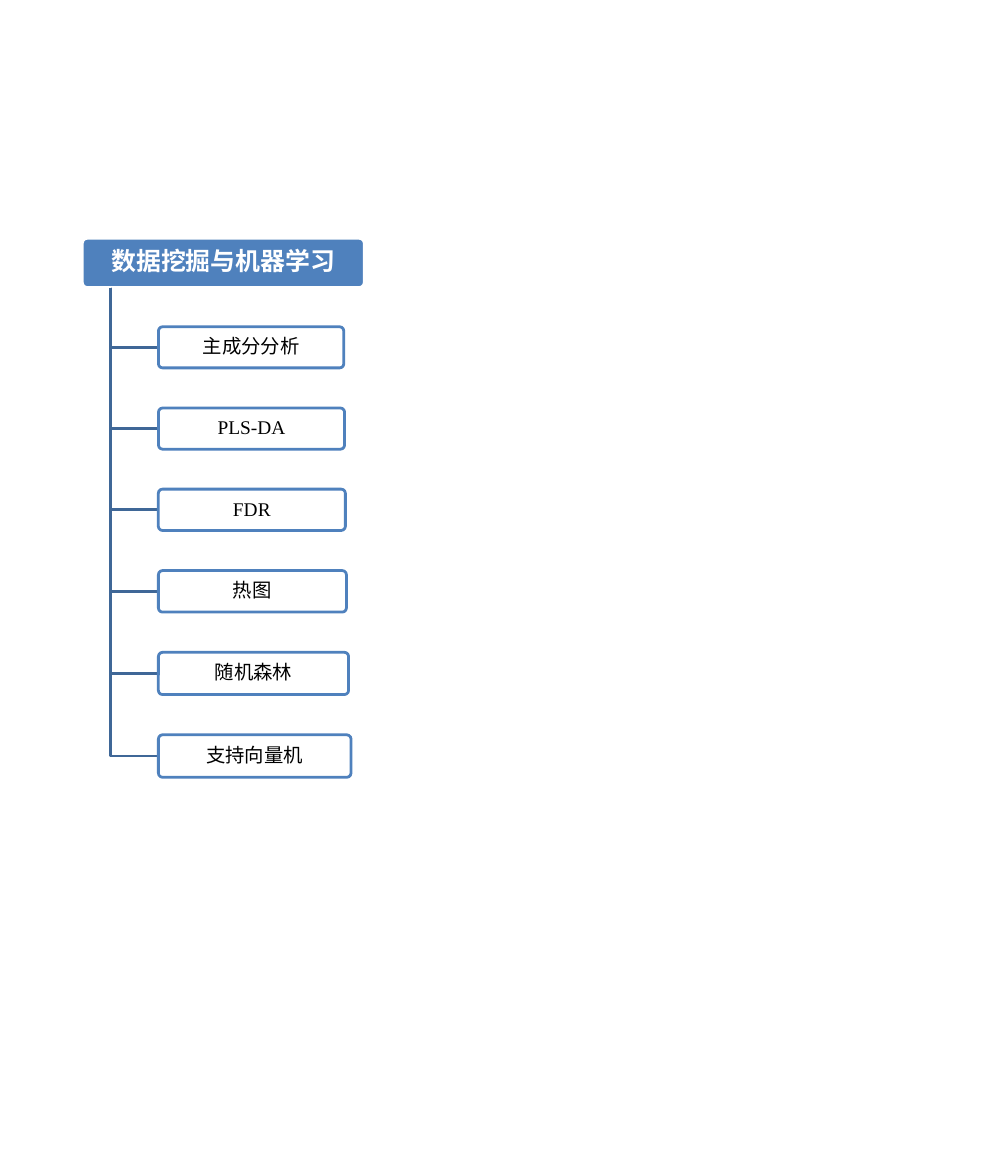
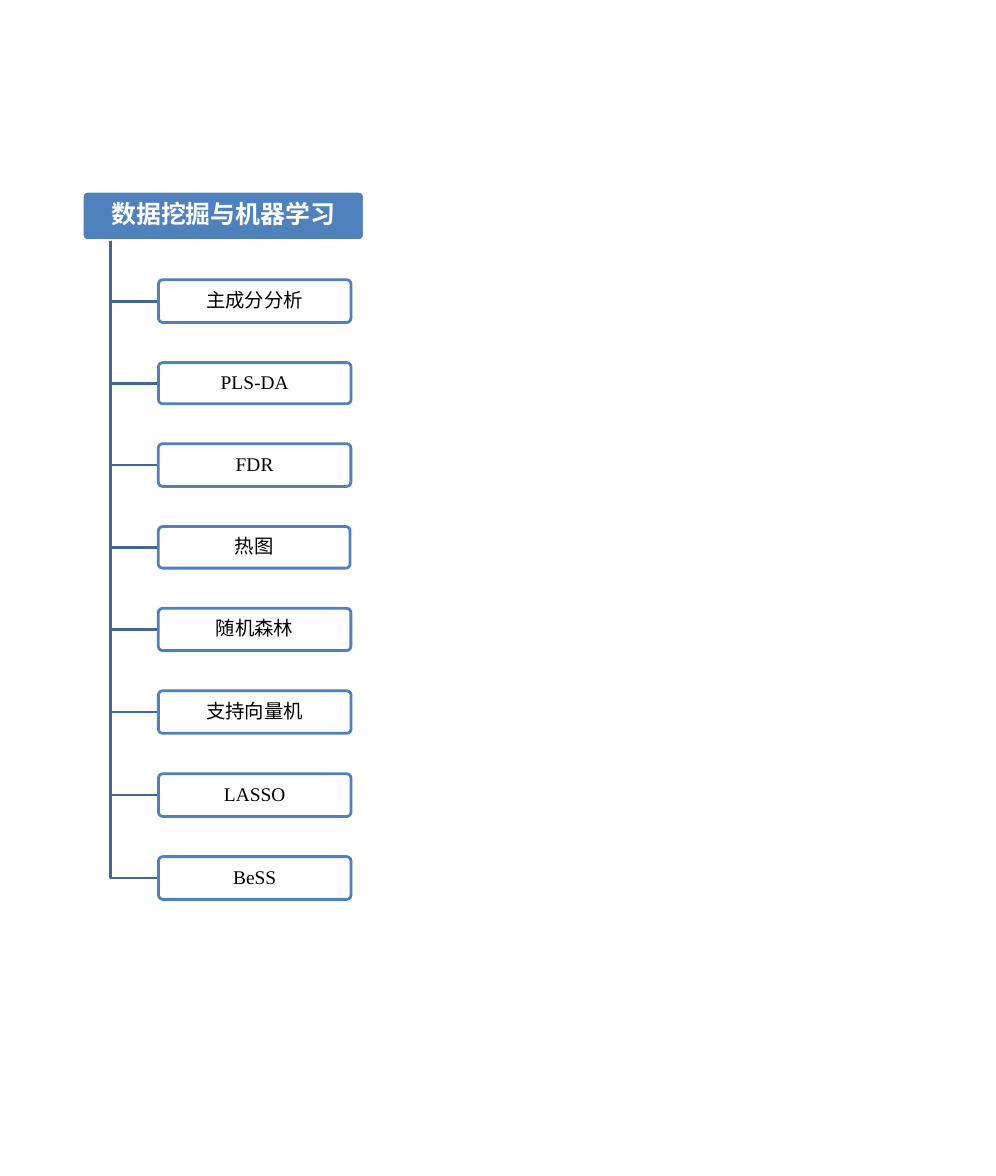
Before and after one commit to YanqiangLu1/luyanqiang3, a slide deck: slide 3 of image/基础统计分析和高维图片.pptx. Drawn at 996x1176 pixels with LibreOffice and Linux fonts; fonts in the diff are those of the drawing. Boxes give left, top, right and bottom in pixels: in the first picture for what was removed or moved away, otherwise in the second. Text is boxed around its words. In the diff, an @@ line names an element or a change of style, - is before the commit and + after.

```diff
--- a/image/基础统计分析和高维图片.pptx
+++ b/image/基础统计分析和高维图片.pptx
@@ 4 freeform shapes, 3 texts, 1 rounded rectangle: place and size @@
-4 freeform shapes, 3 texts, 1 rounded rectangle at [83, 238, 365, 764]
+4 freeform shapes, 3 texts, 1 rounded rectangle at [83, 191, 365, 720]
@@ freeform shape: place and size @@
-freeform shape at [111, 288, 158, 757]
+freeform shape at [111, 241, 158, 796]
@@ freeform shape: place and size @@
-freeform shape at [111, 288, 158, 674]
+freeform shape at [111, 241, 158, 713]
@@ text "主成分分析": place and size @@
-text "主成分分析" at [203, 336, 300, 355]
+text "主成分分析" at [206, 290, 303, 309]
@@ rounded rectangle: place and size @@
-rounded rectangle at [158, 327, 344, 368]
+rounded rectangle at [158, 363, 351, 403]
@@ text "PLS-DA": place and size @@
-text "PLS-DA" at [218, 421, 286, 434]
+text "PLS-DA" at [221, 376, 289, 390]
@@ rounded rectangle: place and size @@
-rounded rectangle at [158, 408, 345, 449]
+rounded rectangle at [158, 444, 351, 487]
@@ text "FDR": place and size @@
-text "FDR" at [233, 503, 271, 516]
+text "FDR" at [236, 458, 274, 471]
@@ rounded rectangle: place and size @@
-rounded rectangle at [158, 489, 346, 531]
+rounded rectangle at [158, 527, 351, 569]
@@ text "热图": place and size @@
-text "热图" at [233, 580, 272, 599]
+text "热图" at [235, 536, 274, 555]
@@ rounded rectangle: place and size @@
-rounded rectangle at [158, 571, 347, 613]
+rounded rectangle at [158, 609, 351, 650]
@@ rounded rectangle: place and size @@
-rounded rectangle at [158, 652, 349, 694]
+rounded rectangle at [158, 691, 351, 734]
@@ rounded rectangle: place and size @@
-rounded rectangle at [158, 735, 351, 778]
+rounded rectangle at [158, 774, 351, 817]
@@ group added at [111, 241, 351, 899]: 2 rounded rectangles, 2 freeform shapes, 2 texts @@
+LASSO
+BeSS
```
Also in this commit, not shown: 1 other file.
